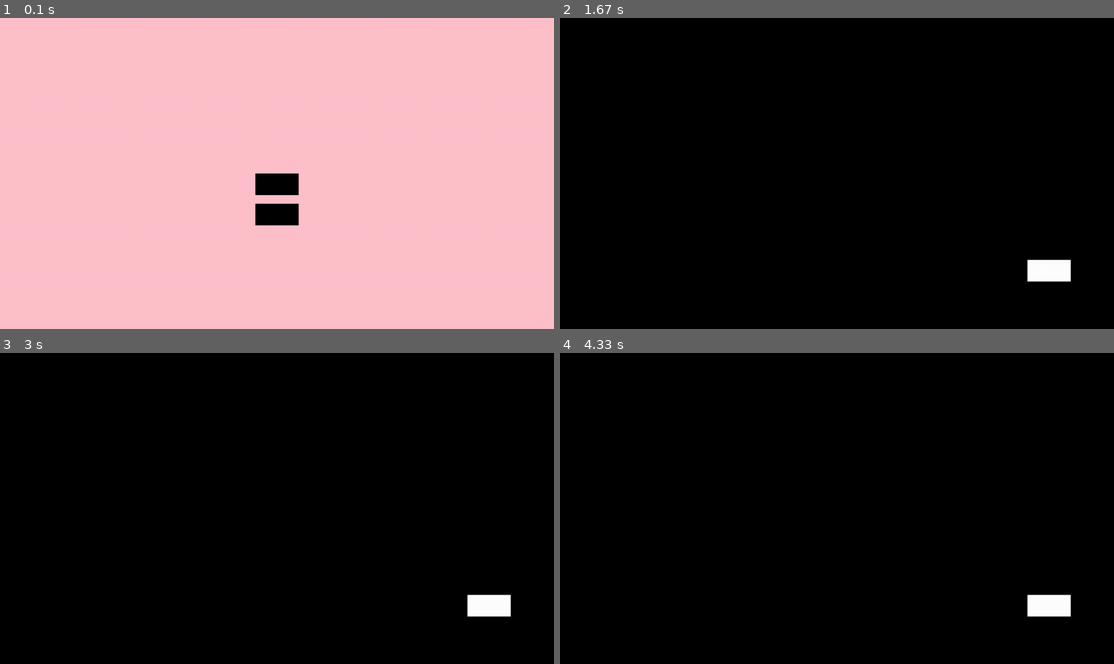
Above: before the commit, frames 1-4 (two rows, left to right).
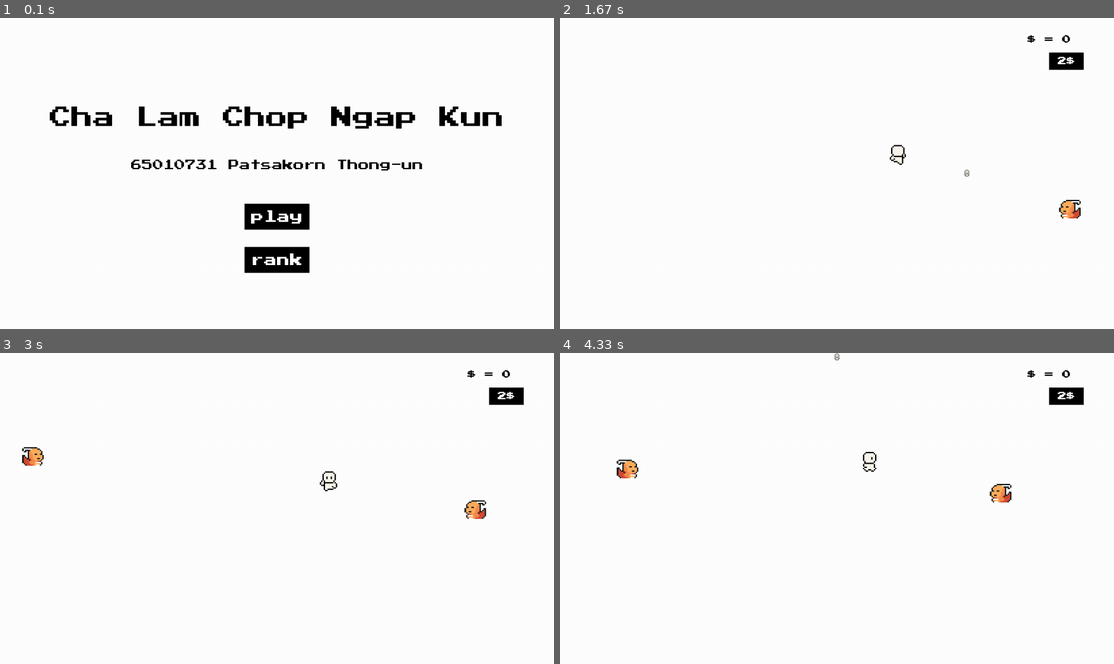
Above: after the commit, the same moments.

Repository: mewpk/DEMO-Pygame
Game: pygame game, started from main.py
The game is run twice, just before and just after one commit, with the same random seed, the same clock (stepped at 60 frames per second) and the same inputs.
Inputs (mouse positions are in pixels of both pictures, inside the frame that each line leads up to):
- Up to frame 1 (0.1 s): no input
- Up to frame 2 (1.67 s): press the mouse at (837, 217) at 0.37 s; move the mouse to (825, 151) at 0.47 s; release the mouse at (814, 89) at 0.6 s; click (1064, 61) at 0.72 s, where only the run after the commit has a clickable "2$"; hold D 1-1.47 s; hold W from 1.5 s (still down)
- Up to frame 3 (3 s): release W at 1.8 s; hold D 1.83-2.3 s; hold A 2.33-2.87 s; hold S from 2.9 s (still down)
- Up to frame 4 (4.33 s): release S at 3.2 s; hold A 3.23-3.63 s; hold W 3.67-4.03 s; hold D from 4.07 s (still down)

The runs differ from the first frame. In frame 1, 100% of the frame differs, in the area x 0-100%, y 0-100%; in frame 2, 99%; in frame 3, 99%; in frame 4, 99%.

Commit message:
Shop and bullet Upgrade!

Diff:
--- a/bullet.py
+++ b/bullet.py
@@ -2,12 +2,24 @@
 import math
 
 class Bullet(pygame.sprite.Sprite):
-    def __init__(self, pos, player_wasd):
+    def __init__(self, pos, player_wasd, bullet_type):
         super().__init__()
 
         self.player_wasd = player_wasd
+        self.bullet_type = bullet_type
 
-        bullet = pygame.image.load("graphics/sprites/player/player_front1.png")
+        if self.bullet_type == 0: # 0
+            bullet = pygame.image.load("graphics/sprites/player/player_front1.png")
+        elif self.bullet_type == 1: # 20
+            bullet = pygame.image.load("graphics/sprites/enemy/dragon_down1.png")
+        elif self.bullet_type == 2: # 100
+            bullet = pygame.image.load("graphics/sprites/player/player_front1.png")
+        elif self.bullet_type == 3: # 500
+            bullet = pygame.image.load("graphics/sprites/enemy/dragon_down1.png")
+        elif self.bullet_type == 4: # 1000
+            bullet = pygame.image.load("graphics/sprites/player/player_front1.png")
+        elif self.bullet_type == 5: # 5000
+            bullet = pygame.image.load("graphics/sprites/enemy/dragon_down1.png")
         self.image = bullet
         self.rect = self.image.get_rect(center = pos)
 
@@ -36,3 +48,4 @@
 
     def update(self):
         self.moving()
+        print(self.bullet_type)
--- a/enemy.py
+++ b/enemy.py
@@ -84,15 +84,18 @@
         if not self.running_x and not self.running_y:
             self.image = self.dragongold_down[0]
 
-    def running(self):
-            if self.rect.x > self.player_pos.x:
-                self.left_animation()
+    def running_animation(self):
+        if self.rect.x > self.player_pos.x:
+            self.left_animation()
 
-            elif self.rect.x < self.player_pos.x:
-                self.right_animation()
+        elif self.rect.x < self.player_pos.x:
+            self.right_animation()
 
-            elif self.rect.x == self.player_pos.x:
-                self.front_animation()
+        elif self.rect.x == self.player_pos.x:
+            self.front_animation()
+
+    def moving(self):
+        pass
 
     def constraint(self):
         if self.rect.left <= 0:
@@ -105,5 +108,6 @@
             self.rect.bottom = self.screen_height
 
     def update(self):
-        self.running()
+        self.running_animation()
+        self.moving()
         self.constraint()
--- a/gamerun.py
+++ b/gamerun.py
@@ -1,29 +1,44 @@
-import pygame
+import pygame, sys
 from random import randint, choice
 from player import Player
 from enemy import Enemy
 
+def display_text(text, size, color, pos, screen):
+    font = pygame.font.Font('graphics/font/PressStart2P-vaV7.ttf', size)
+    text_surf = font.render(f'{text}', False, color)
+    text_rect = text_surf.get_rect(center = pos)
+    screen.blit(text_surf, text_rect)
 class Gamerun():
     def __init__(self, screen, screen_width, screen_height):
         self.screen = screen
         self.screen_width = screen_width
         self.screen_height = screen_height
 
-        #player
+        # bullet
+        self.bullet_type = 0
+
+        # player
         player_sprite = Player(self.screen_width, self.screen_height)
         self.player = pygame.sprite.GroupSingle(player_sprite)
-        self.score = 0
         self.life = 10
+
+        # money
+        self.money = 0
+        #self.money_upgrade_bullet = [20, 100, 500, 1000, 5000]
+        self.money_upgrade_bullet = [2, 1, 2, 1, 2, 'max']
+        self.money_upgrade_bullet_i = 0
 
         # enemy
         self.enemy_sprite = Enemy((choice([0, self.screen_width]), randint(0, self.screen_height)),self.screen_width, self.screen_height, self.player.sprite.rect)
         self.enemy = pygame.sprite.Group(self.enemy_sprite)
-        self.enemy_adding_time = randint(200, 300)
+        self.enemy_adding_time = randint(100, 200)
+
+        # button
+        self.button_money = pygame.Rect((self.screen_width - 150, 80), (80, 40))
 
     def enemy_move(self):
         for enemy in self.enemy:
             if enemy.rect.x > self.player.sprite.rect.x:
-                # if enemy.rect.y >=  self.player.sprite.rect.y:
                 enemy.rect.x -= 1
             elif enemy.rect.x < self.player.sprite.rect.x:
                 enemy.rect.x += 1
@@ -32,15 +47,19 @@
                 enemy.rect.y -= 1
             elif enemy.rect.y < self.player.sprite.rect.y:
                 enemy.rect.y += 1
+
     def add_enemy(self):
         self.enemy_adding_time -= 1
         if self.enemy_adding_time <= 0:
-            self.enemy.add(Enemy((choice([0, self.screen_width]), randint(0, self.screen_height)),self.screen_width, self.screen_height, self.player.sprite.rect))
-            self.enemy.add(Enemy((randint(0, self.screen_width), choice([0, self.screen_height])),self.screen_width, self.screen_height, self.player.sprite.rect))
-            self.enemy_adding_time = randint(200,300)
-            # self.get_enemy_adding_time_new()
-            # self.enemy_adding_time_new  = randint(80, 180)
-            # self.enemy_adding_time = self.enemy_adding_time_new
+            x_or_y = choice((0, 1))
+            if x_or_y == 1:
+                self.enemy.add(Enemy((choice([0, self.screen_width]), randint(0, self.screen_height)),self.screen_width, self.screen_height, self.player.sprite.rect))
+            elif x_or_y == 0:
+                self.enemy.add(Enemy((randint(0, self.screen_width), choice([0, self.screen_height])),self.screen_width, self.screen_height, self.player.sprite.rect))
+            self.enemy_adding_time = randint(100, 200)
+
+    def display_money(self):
+        display_text(f'$ = {self.money}', 20, 'black', (self.screen_width - 150, 50), self.screen)
 
     def collision(self):
         if self.enemy:
@@ -53,8 +72,35 @@
             for bullet in self.player.sprite.bullet:
                 if pygame.sprite.spritecollide(bullet, self.enemy, True):
                     bullet.kill()
-                    self.score += 1
+                    self.money += 1
 
+    # button
+    def display_button(self):
+        pygame.draw.rect(self.screen, ('black'), self.button_money)
+        display_text(f'{self.money_upgrade_bullet[self.money_upgrade_bullet_i]}$', 20, 'white', (self.screen_width - 110, 100), self.screen)
+
+    def get_mouse_input(self):
+        for event in pygame.event.get():
+            if event.type == pygame.QUIT:
+                pygame.quit()
+                sys.exit()
+            elif event.type == pygame.KEYDOWN and event.key == pygame.K_ESCAPE:
+                pygame.quit()
+                sys.exit()
+
+            if event.type == pygame.MOUSEBUTTONDOWN:
+                mx, my = pygame.mouse.get_pos()
+                if self.button_money.collidepoint((mx, my)):
+                    if self.money_upgrade_bullet_i <= 4:
+                        if self.money >= self.money_upgrade_bullet[self.money_upgrade_bullet_i]:
+                            self.money -= self.money_upgrade_bullet[self.money_upgrade_bullet_i]
+
+                            self.player.sprite.bullet_type += 1
+                            if self.player.sprite.bullet_type  > 5:
+                                self.player.sprite.bullet_type  = 5
+
+                            self.money_upgrade_bullet_i += 1
+#20 100 500 1000 5000
     def run(self):
         self.screen.fill("white")
 
@@ -67,4 +113,9 @@
         self.enemy.update()
         self.enemy_move()
 
+        self.display_money()
+
+        self.display_button()
+        self.get_mouse_input()
+
         self.collision()
--- a/main.py
+++ b/main.py
@@ -9,15 +9,28 @@
 
 gamerun = Gamerun(screen, screen_width, screen_height)
 
+def display_text(text, size, color, pos, screen):
+    font = pygame.font.Font('graphics/font/PressStart2P-vaV7.ttf', size)
+    text_surf = font.render(f'{text}', False, color)
+    text_rect = text_surf.get_rect(center = pos)
+    screen.blit(text_surf, text_rect)
+
 def menu():
     while True:
-        screen.fill("pink")
+        screen.fill("white")
 
-        game_button = pygame.Rect((screen_width/2 - 50, screen_height/2), (100, 50))
+        display_text('Cha Lam Chop Ngap Kun', 50, 'black', (screen_width/2, screen_height/2 - 130), screen)
+
+        display_text('65010731 Patsakorn Thong-un', 25, 'black', (screen_width/2, screen_height/2 - 20), screen)
+
+        game_button = pygame.Rect((screen_width/2 - 75, screen_height/2 + 70), (150, 60))
         pygame.draw.rect(screen, ('black'), game_button)
+        display_text('play', 30, 'white', (screen_width/2, screen_height/2 + 100), screen)
 
-        rank_button = pygame.Rect((screen_width/2 - 50, screen_height/2 + 70), (100, 50))
+        rank_button = pygame.Rect((screen_width/2 - 75, screen_height/2 + 170), (150, 60))
         pygame.draw.rect(screen, ('black'), rank_button)
+        display_text('rank', 30, 'white', (screen_width/2, screen_height/2 + 200), screen)
+
 
         for event in pygame.event.get():
             if event.type == pygame.QUIT:
@@ -55,10 +68,14 @@
 
 def rank():
     while True:
-        screen.fill("black")
+        screen.fill("white")
 
-        menu_button = pygame.Rect((screen_width - 200, screen_height/2 + 200), (100, 50))
-        pygame.draw.rect(screen, ('white'), menu_button)
+        display_text('Rank', 40, 'black', (screen_width/2, 70), screen)
+
+
+        menu_button = pygame.Rect((screen_width - 250, screen_height/2 + 200), (150, 60))
+        pygame.draw.rect(screen, ('black'), menu_button)
+        display_text('back', 30, 'white', (screen_width - 175, screen_height/2 + 200 + 30), screen)
 
         for event in pygame.event.get():
             if event.type == pygame.QUIT:
@@ -79,5 +96,4 @@
 def gameover():
     pass
 
-
 menu()
--- a/player.py
+++ b/player.py
@@ -7,6 +7,7 @@
         self.screen_width = screen_width
         self.screen_height = screen_height
         self.wasd = 's'
+        self.bullet_type = 0
 
         front1 = pygame.image.load("graphics/sprites/player/player_front1.png")
         front2 = pygame.image.load("graphics/sprites/player/player_front2.png")
@@ -37,7 +38,6 @@
         right3 = pygame.transform.scale(right3, (50, 50))
         right4 = pygame.transform.scale(right4, (50, 50))
         self.right = [right1, right2, right3, right4]
-
 
         self.frame_index = 0
         self.image = self.front[self.frame_index]
@@ -144,7 +144,7 @@
     def shooting(self):
         self.bullet_adding_time -= 1
         if self.bullet_adding_time == 0:
-            self.bullet.add(Bullet(self.rect.center, self.wasd))
+            self.bullet.add(Bullet((self.rect.center), self.wasd, self.bullet_type))
             self.bullet_adding_time = 50
 
     def update(self):
Binary file added: graphics/font/PressStart2P-vaV7.ttf
